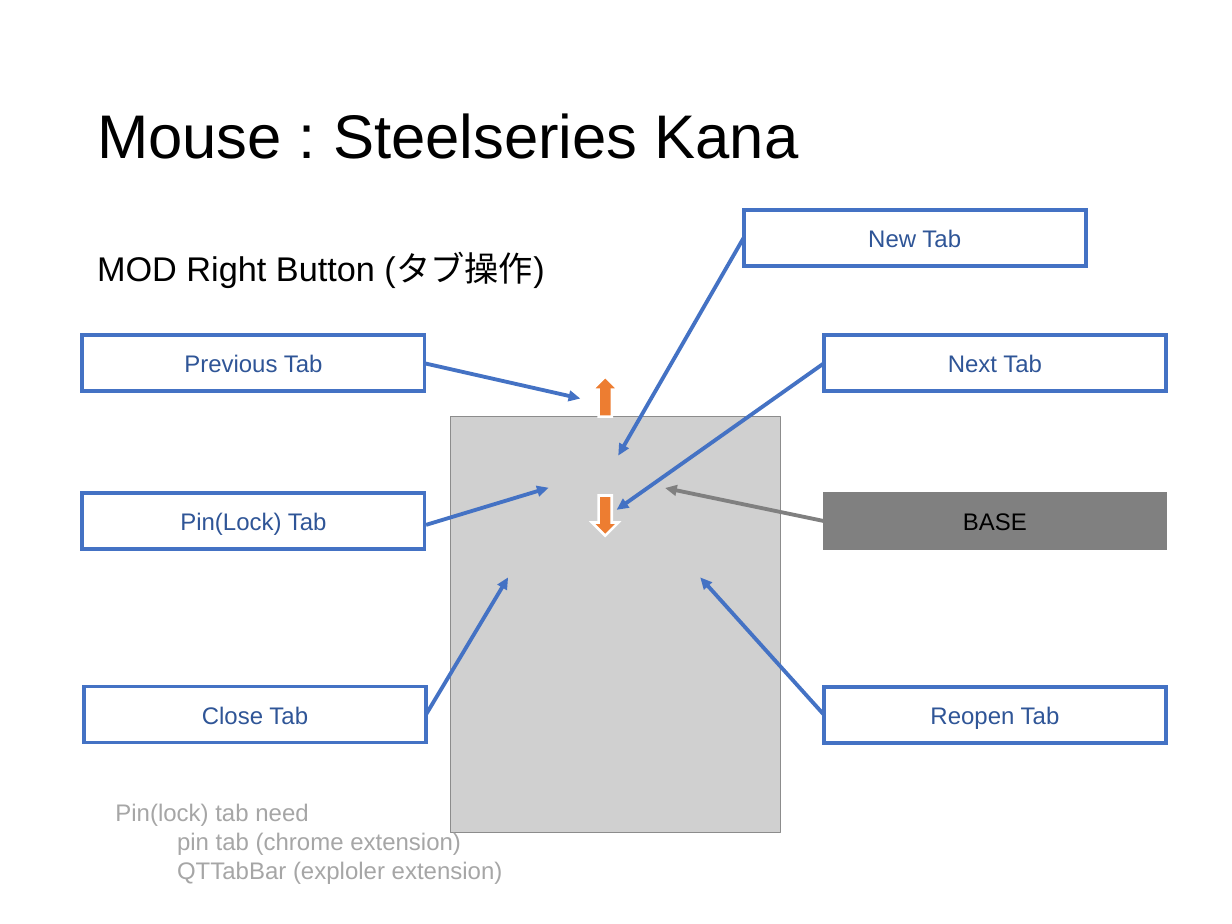
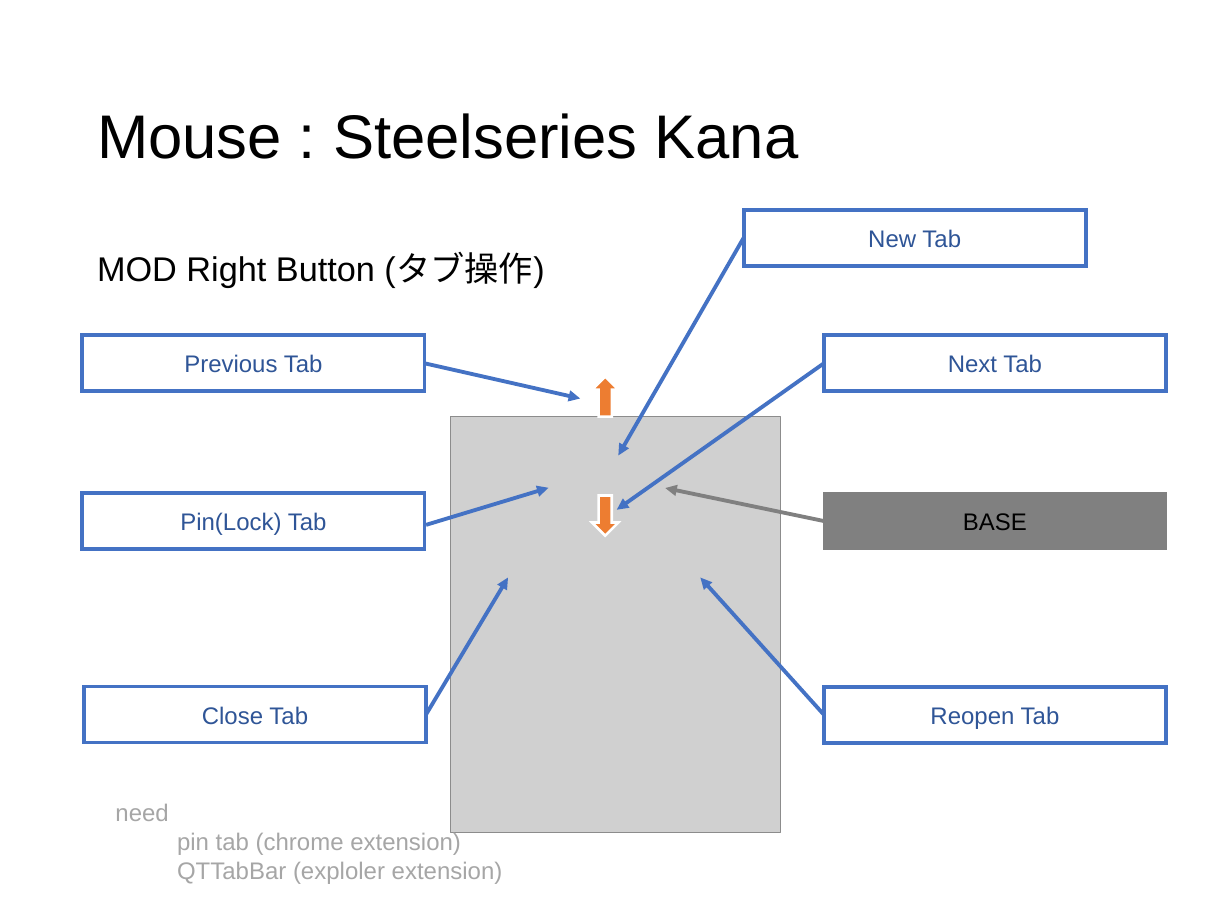
Before and after one commit to ittooo66/myAHK, a slide deck: slide 15 of MANUAL.pptx (slide 16 before the commit). Drawn at 1232x924 pixels with LibreOffice and Linux fonts; fonts in the diff are those of the drawing; grey boxes stand for pictures. Boxes give left, top, right and bottom in pixels: in the first picture for what was removed or moved away, otherwise in the second. Text is boxed around its words. In the diff, an @@ line names an element or a change of style, - is before the commit and + after.

```diff
--- a/MANUAL.pptx
+++ b/MANUAL.pptx
@@ text at [115, 804, 168, 821]: text changed @@
-Pin(lock) tab need
+need
```
Also in this commit, not shown: 7 other slides changed, 1 slide added, 2 slides removed.
